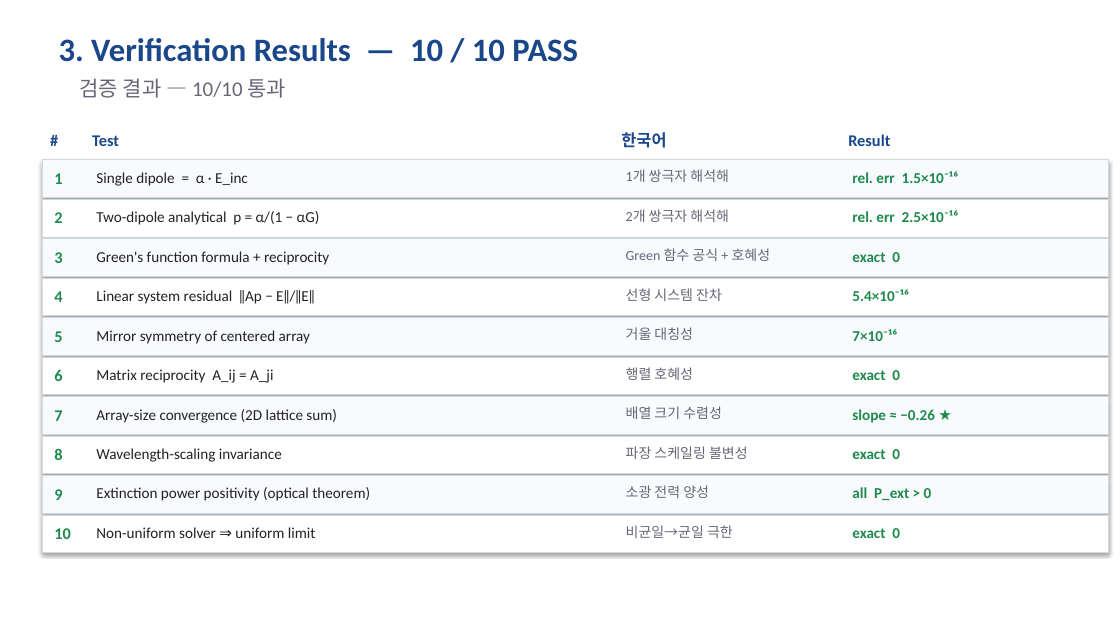
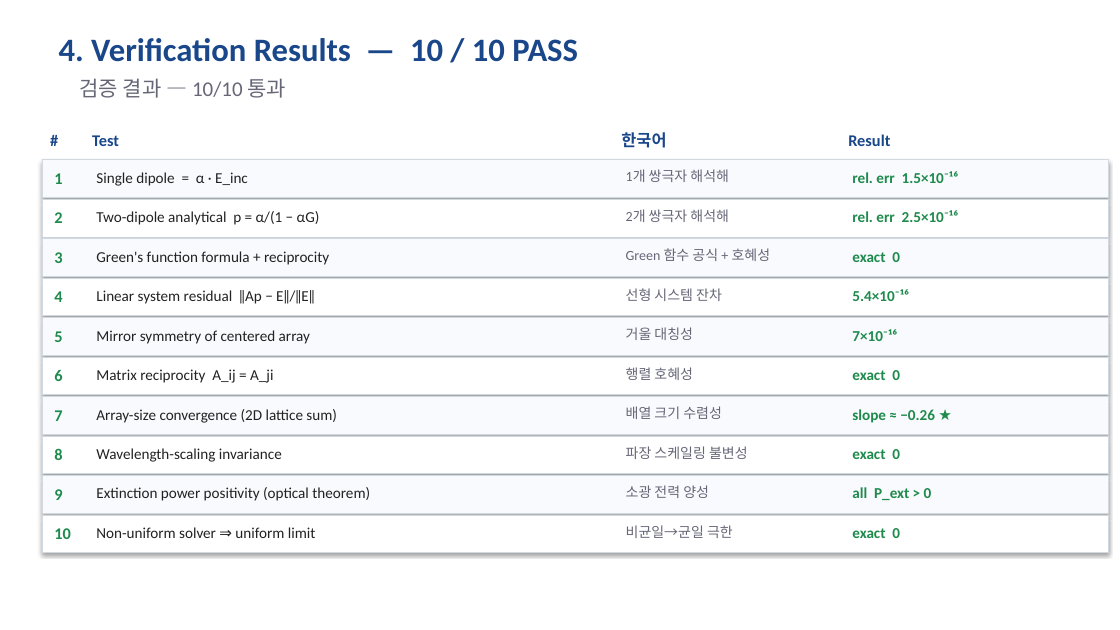
Before and after one commit to songyb111-gachon/week1, a slide deck: slide 5 of week2_progress.pptx (slide 4 before the commit). Drawn at 1120x630 pixels with LibreOffice and Linux fonts; fonts in the diff are those of the drawing. Boxes give left, top, right and bottom in pixels: in the first picture for what was removed or moved away, otherwise in the second. Text is boxed around its words. In the diff, an @@ line names an element or a change of style, - is before the commit and + after.

```diff
--- a/week2_progress.pptx
+++ b/week2_progress.pptx
@@ text at <box>59,38,578,62</box>: text changed @@
-3. Verification Results — 10 / 10 PASS
+4. Verification Results — 10 / 10 PASS
```
Also in this commit, not shown: 5 other slides changed, 1 slide added, 4 other files.
